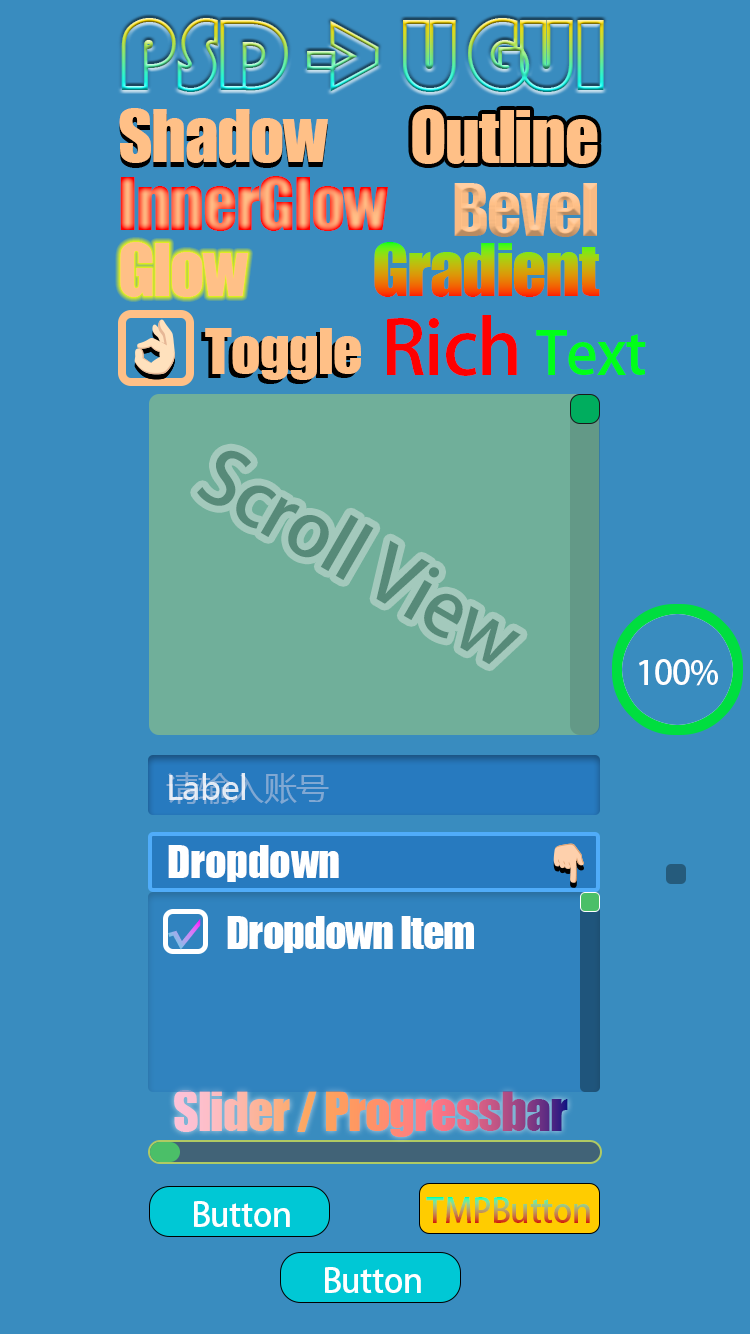
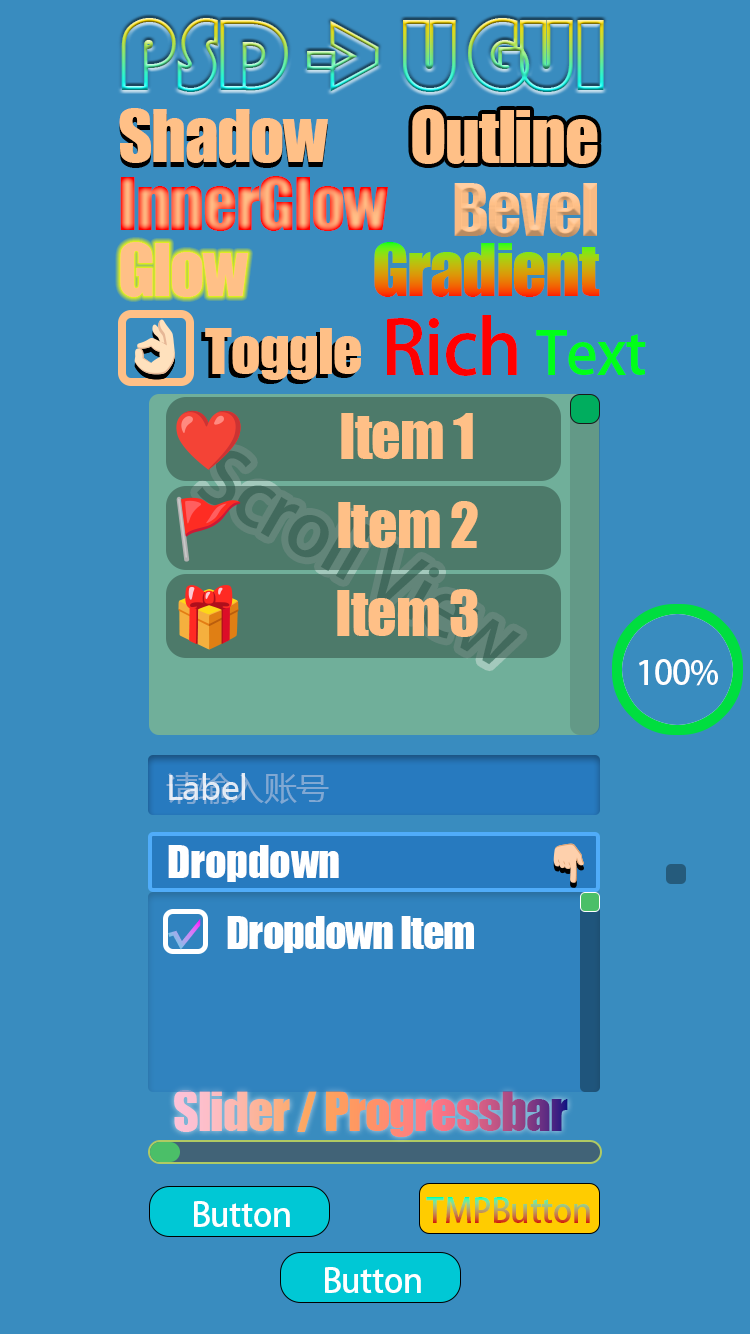
Before/after of a 750×1334 layered artwork. What changed in the layer stack:
added group "Item3.panel" with 3 layers in group "ScrollView.sv" over [166, 574, 561, 658]
added layer "Item 3" in group "Item3.panel" over [337, 589, 478, 637]
added layer "Icon.img" (1st of 3, in "ScrollView.sv" › "Item3.panel") in group "Item3.panel" over [178, 585, 239, 650]
added layer "Item.bg" (1st of 3, in "ScrollView.sv" › "Item3.panel") in group "Item3.panel" over [166, 574, 561, 658]
added group "Item2.panel" with 3 layers in group "ScrollView.sv" over [166, 486, 561, 570]
added layer "Item 2" in group "Item2.panel" over [338, 501, 478, 548]
added layer "Icon.img" (2nd of 3, in "ScrollView.sv" › "Item2.panel") in group "Item2.panel" over [176, 496, 241, 562]
added layer "Item.bg" (2nd of 3, in "ScrollView.sv" › "Item2.panel") in group "Item2.panel" over [166, 486, 561, 570]
added group "Item1.panel" with 3 layers in group "ScrollView.sv" over [166, 397, 561, 481]
added layer "Item 1" in group "Item1.panel" over [341, 413, 473, 459]
added layer "Icon.img" (3rd of 3, in "ScrollView.sv" › "Item1.panel") in group "Item1.panel" over [176, 410, 241, 470]
added layer "Item.bg" (3rd of 3, in "ScrollView.sv" › "Item1.panel") in group "Item1.panel" over [166, 397, 561, 481]
